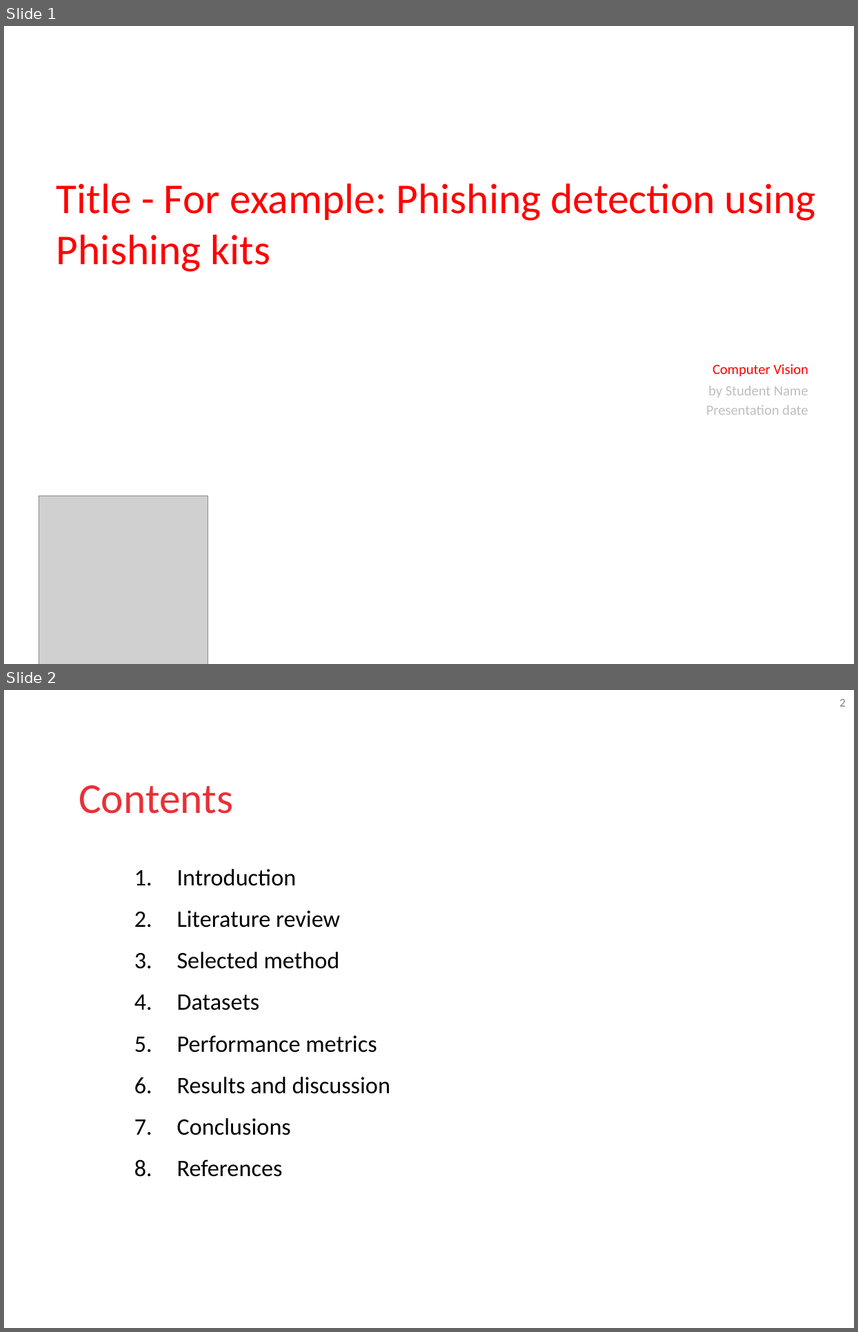
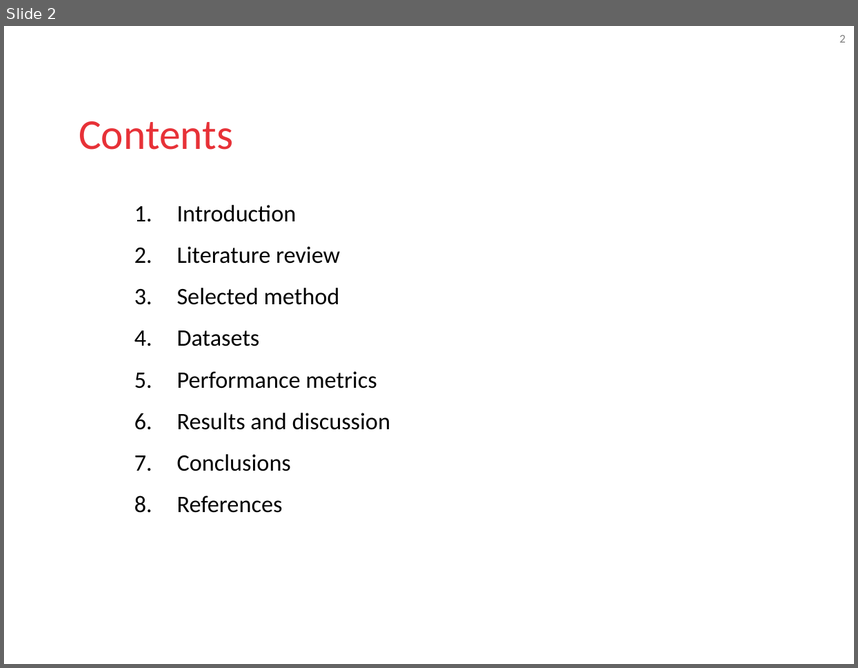
Before and after one commit to blooraayy/VA_RetoMichelin, a slide deck: docs/GIDIA_VA_Course_Project_Presentations.pptx. Shown one above the other, each under a label of ours: slides 1 and 2 before the commit, slide 2 after it. The pictures are 858x1332 and 858x668 pixels, drawn with LibreOffice and Linux fonts; fonts in the diff are those of the drawing; grey boxes stand for pictures; background and template pictures are left out. Boxes give left, top, right and bottom in pixels: in the first picture for what was removed or moved away, otherwise in the second. Text is boxed around its words. In the diff, an @@ line names an element or a change of style, - is before the commit and + after.

```diff
--- a/docs/GIDIA_VA_Course_Project_Presentations.pptx
+++ b/docs/GIDIA_VA_Course_Project_Presentations.pptx
@@ slide 1 removed at box(4, 26, 854, 664), background #FFFFFF @@
@@ title removed at box(56, 183, 816, 272) @@
-Title - For example: Phishing detection using Phishing kits
@@ text removed at box(713, 364, 809, 377) @@
-Computer Vision
@@ text removed at box(706, 385, 809, 414) @@
-by Student Name
-Presentation date
@@ picture removed at box(39, 496, 208, 664) @@
```
Also in this commit, not shown: 2 slides changed, 4 slides added.
